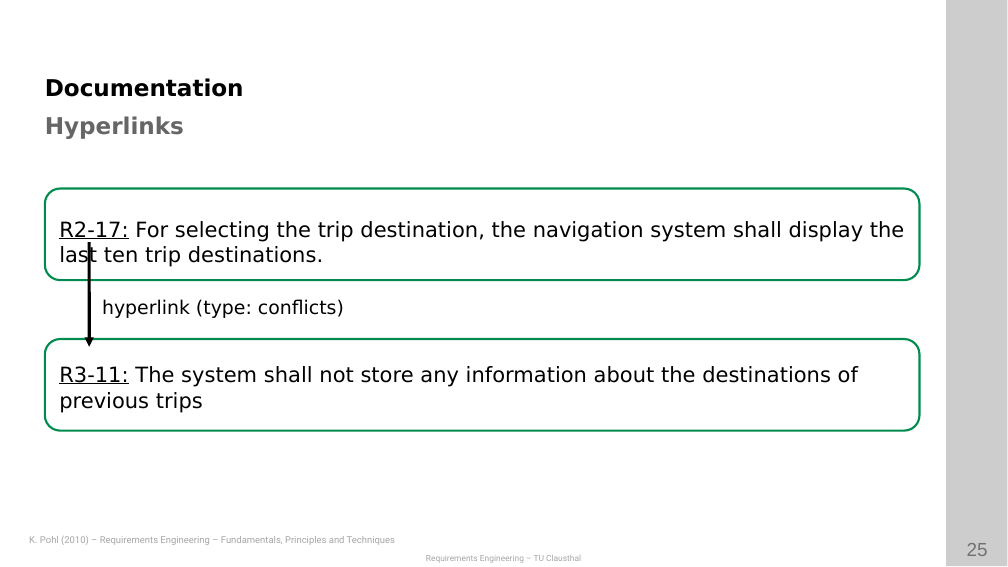
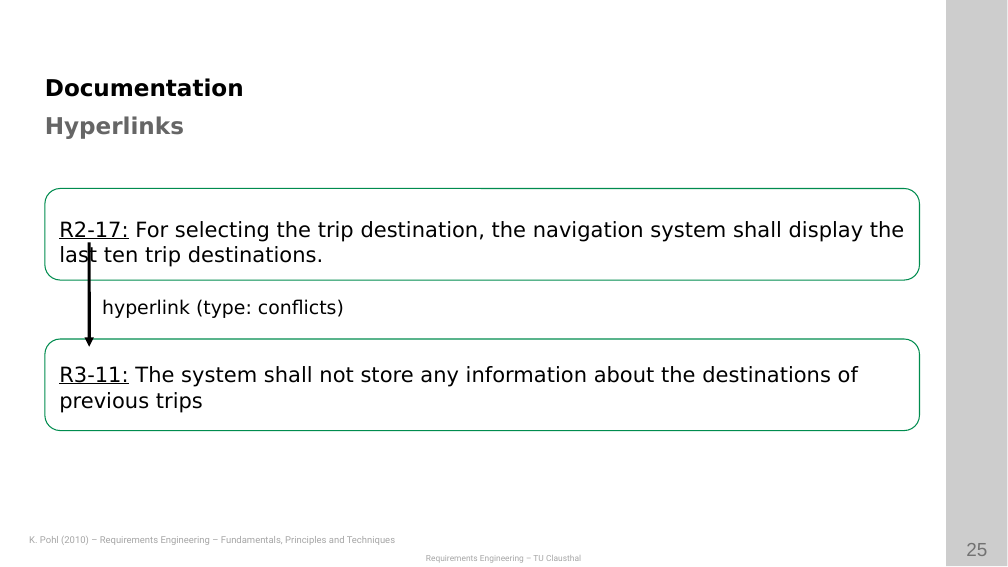
Before and after one commit to ETCE-LAB/teaching-material, a slide deck: slide 25 of Requirements-Engineering/RE-L11_Traceability.pptx. Drawn at 1008x567 pixels with LibreOffice and Linux fonts; fonts in the diff are those of the drawing; background and template pictures are left out. Boxes give left, top, right and bottom in pixels: in the first picture for what was removed or moved away, otherwise in the second. Text is boxed around its words. In the diff, an @@ line names an element or a change of style, - is before the commit and + after.

```diff
--- a/Requirements-Engineering/RE-L11_Traceability.pptx
+++ b/Requirements-Engineering/RE-L11_Traceability.pptx
@@ rounded rectangle at <box>45,188,920,280</box>: outline #008C4F 2 pt to #008C4F 1 pt @@
@@ rounded rectangle at <box>45,339,920,430</box>: outline #008C4F 2 pt to #008C4F 1 pt @@
```
Also in this commit, not shown: 6 other slides changed, 1 other file.
